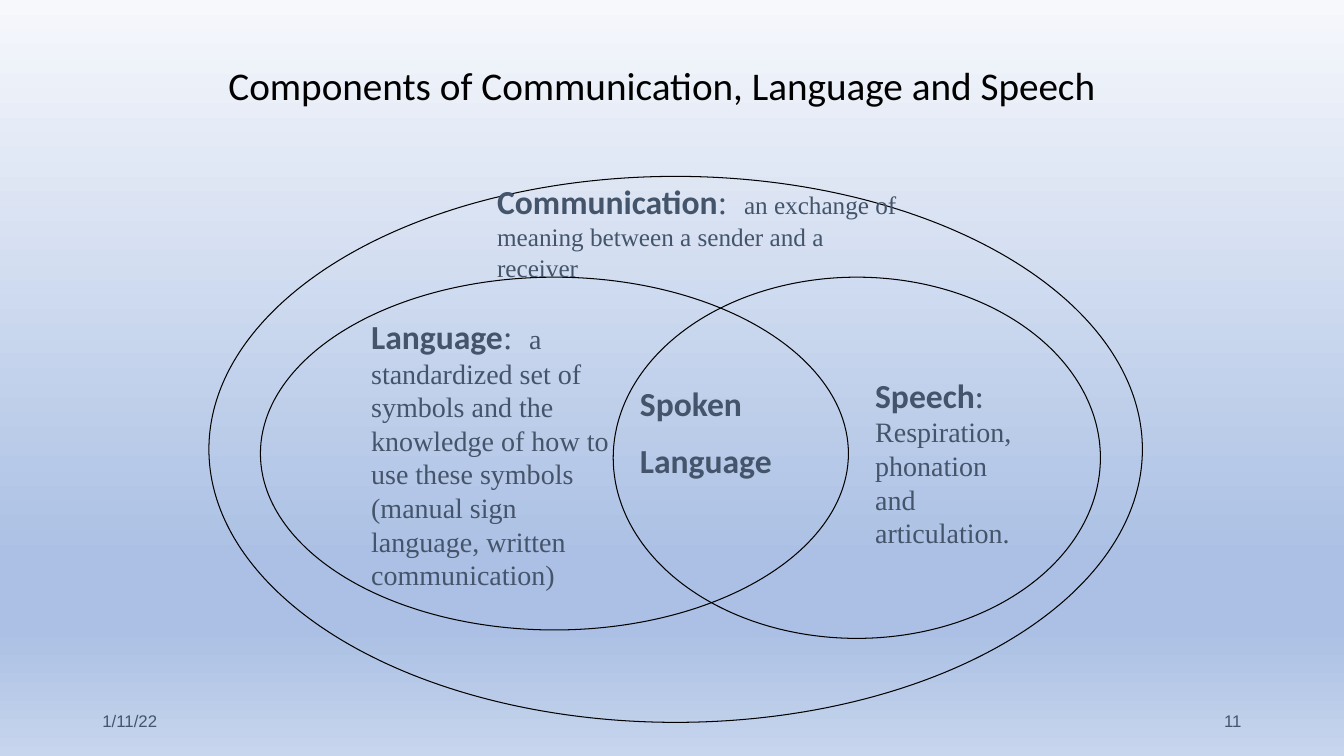
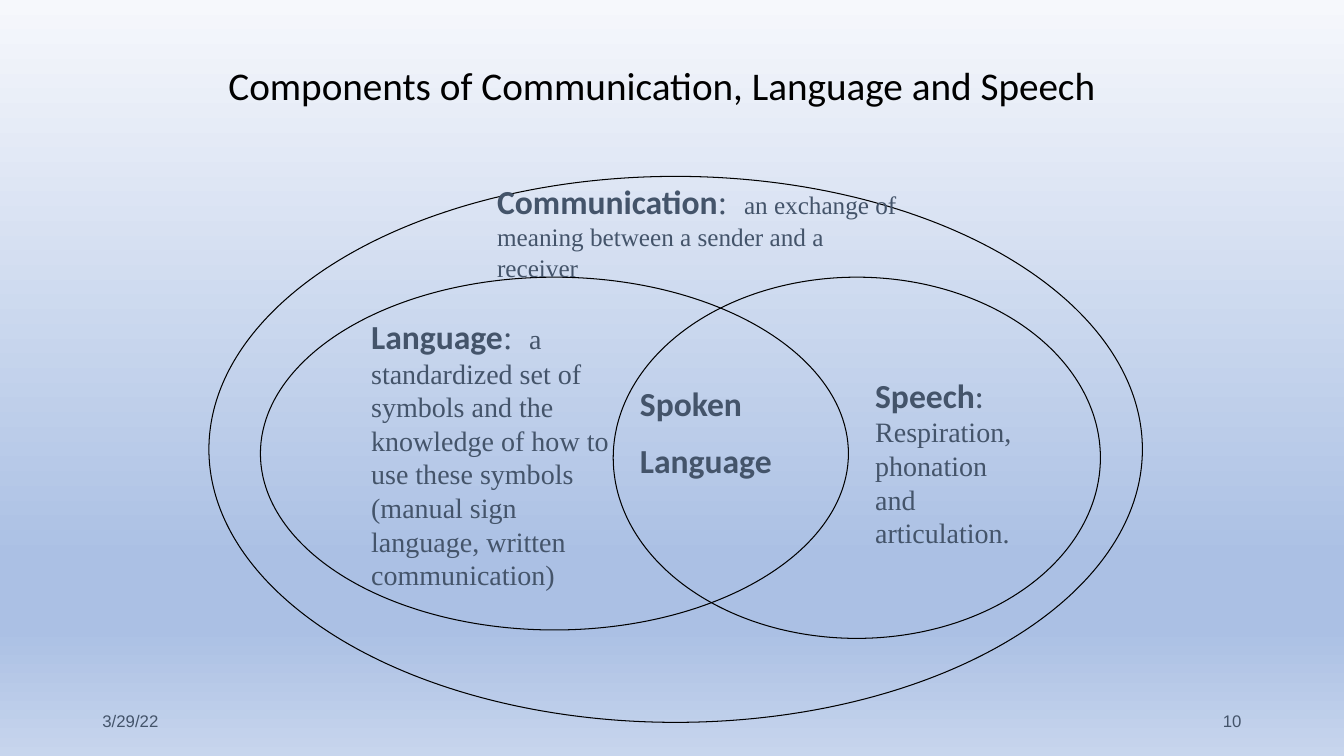
Before and after one commit to Jim-Wright90/cds431_sp22, a slide deck: slide 10 of slides/cds431_week2_1.pptx (slide 11 before the commit). Drawn at 1344x756 pixels with LibreOffice and Linux fonts; fonts in the diff are those of the drawing. Boxes give left, top, right and bottom in pixels: in the first picture for what was removed or moved away, otherwise in the second. Text is boxed around its words. In the diff, an @@ line names an element or a change of style, - is before the commit and + after.

```diff
--- a/slides/cds431_week2_1.pptx
+++ b/slides/cds431_week2_1.pptx
@@ text at (102,715,158,727): text changed @@
-1/11/22
+3/29/22
@@ page number at (1223,715,1242,727): text changed @@
-11
+10
```
Also in this commit, not shown: 1 slide removed, 3 other files.
